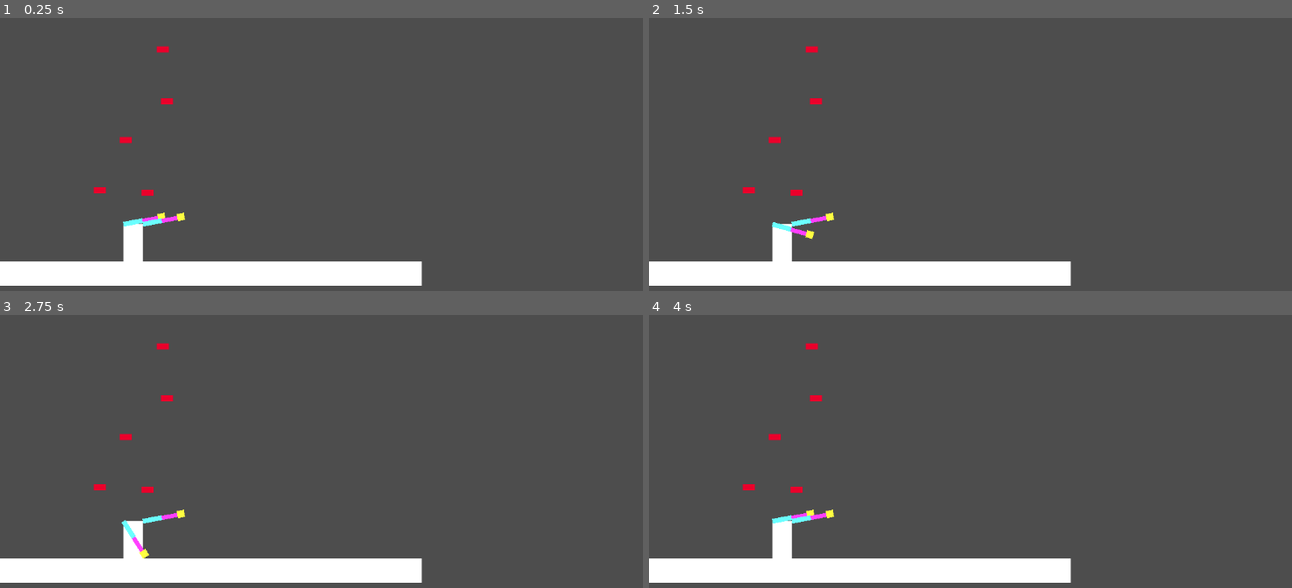
Above: before the commit, frames 1-4 (two rows, left to right).
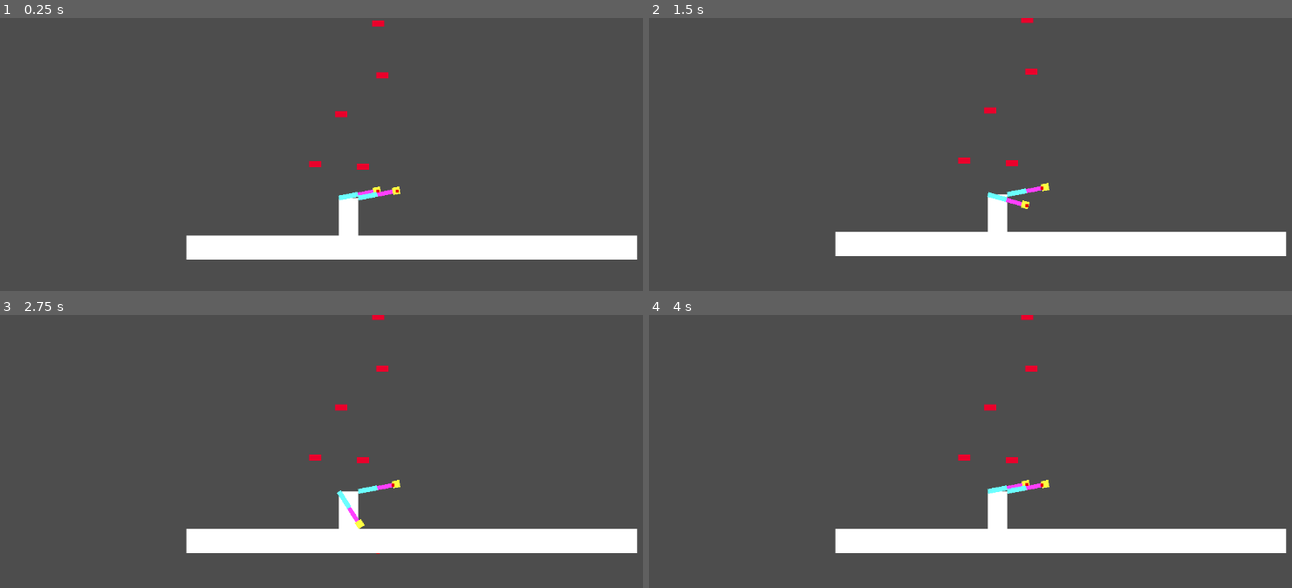
Above: after the commit, the same moments.

Repository: tonightoo/Bouldering
Game: Godot game, scene res://stage_1.tscn
Same seed, same stepped clock (60 frames per second), same inputs: the game is played once before the commit and once after it.
Inputs:
- Up to frame 1 (0.25 s): no input
- Up to frame 2 (1.5 s): hold U (RightHold) 0.53-1.28 s; tap Enter at 1.25 s; hold S (LeftDown) from 1.28 s (still down)
- Up to frame 3 (2.75 s): release S (LeftDown) at 2.03 s; hold U (RightHold) from 2.03 s (still down)
- Up to frame 4 (4 s): tap Space at 2.75 s; release U (RightHold) at 2.78 s; hold W (LeftUp) 2.78-3.53 s; tap Enter at 3.5 s; hold E (LeftHold) from 3.53 s (still down)

The runs differ from the first frame. In frame 1, 14% of the frame differs, in the area x 0-100%, y 0-99%; in frame 2, 14%; in frame 3, 14%; in frame 4, 14%.

Commit message:
add tracking camera

Diff:
--- a/player.gd
+++ b/player.gd
@@ -1,23 +1,10 @@
 extends Node2D
-
-@export var HAND_SPEED: float = 150.0
-@export var LEFT_UPPER_ARM_LEN: float = 32.0
-@export var LEFT_FORE_ARM_LEN: float = 26.0
-@export var RIGHT_UPPER_ARM_LEN: float = 32.0
-@export var RIGHT_FORE_ARM_LEN: float = 26.0
-@export var SHOULDER_MIN = deg_to_rad(-120)
-@export var SHOULDER_MAX = deg_to_rad(120)
-@export var ELBOW_MIN = deg_to_rad(10)
-@export var ELBOW_MAX = deg_to_rad(150)
-var LEFT_ARM_MAX_LEN := LEFT_UPPER_ARM_LEN + LEFT_FORE_ARM_LEN - 1.0
-var LEFT_ARM_MIN_LEN := 10.0
-var RIGHT_ARM_MAX_LEN := RIGHT_UPPER_ARM_LEN + RIGHT_FORE_ARM_LEN - 1.0
-var RIGHT_ARM_MIN_LEN := 10.0
 
 var grabbed_hold_left: Area2D = null
 var grabbed_hold_right: Area2D = null
 var is_grabbing_something: bool = false
 
+@export var config: PlayerConfig
 @onready var body = $Body
 @onready var left_shoulder =  $Body/LeftShoulder
 @onready var left_elbow = $Body/LeftShoulder/LeftUpperArm/LeftElbow
@@ -35,8 +22,7 @@
 
 # Called when the node enters the scene tree for the first time.
 func _ready() -> void:
-	pass
-
+	config = PlayerConfig.new()
 
 # Called every frame. 'delta' is the elapsed time since the previous frame.
 func _process(delta: float) -> void:
@@ -59,14 +45,48 @@
 		body.freeze = false
 
 	if grabbed_hold_left == null:
-		solve_ik(left_shoulder, LEFT_UPPER_ARM_LEN, left_elbow, LEFT_FORE_ARM_LEN,left_hand_target.global_position, 1.0)
-	else:
-		solve_reverse_ik(left_hand_target, left_shoulder, left_elbow, LEFT_ARM_MAX_LEN, LEFT_ARM_MIN_LEN, LEFT_UPPER_ARM_LEN, LEFT_FORE_ARM_LEN, 1.0, delta)
+		solve_ik(
+			left_shoulder,
+			config.LEFT_UPPER_ARM_LEN,
+			left_elbow,
+			config.LEFT_FORE_ARM_LEN,
+			left_hand_target.global_position,
+			1.0
+		)
+	else:
+		solve_reverse_ik(
+			left_hand_target,
+			left_shoulder,
+			left_elbow,
+			config.LEFT_ARM_MAX_LEN,
+			config.LEFT_ARM_MIN_LEN,
+			config.LEFT_UPPER_ARM_LEN,
+			config.LEFT_FORE_ARM_LEN,
+			1.0,
+			delta
+		)
 
 	if grabbed_hold_right == null:
-		solve_ik(right_shoulder, RIGHT_UPPER_ARM_LEN, right_elbow, RIGHT_FORE_ARM_LEN, right_hand_target.global_position, -1.0)
-	else:
-		solve_reverse_ik(right_hand_target, right_shoulder, right_elbow, RIGHT_ARM_MAX_LEN, RIGHT_ARM_MIN_LEN, RIGHT_UPPER_ARM_LEN, RIGHT_FORE_ARM_LEN, -1.0, delta)
+		solve_ik(
+			right_shoulder,
+			config.RIGHT_UPPER_ARM_LEN,
+			right_elbow,
+			config.RIGHT_FORE_ARM_LEN,
+			right_hand_target.global_position,
+			-1.0
+		)
+	else:
+		solve_reverse_ik(
+			right_hand_target,
+			right_shoulder,
+			right_elbow,
+			config.RIGHT_ARM_MAX_LEN,
+			config.RIGHT_ARM_MIN_LEN,
+			config.RIGHT_UPPER_ARM_LEN,
+			config.RIGHT_FORE_ARM_LEN,
+			-1.0,
+			delta
+		)
 
 
 
@@ -91,18 +111,18 @@
 
 	if grabbed_hold_left != null:
 		var force_dir: Vector2 = -left_dir
-		apply_body_from_hand(force_dir, delta, left_hand)
-	else:
-		left_hand_target.global_position += left_dir * HAND_SPEED * delta
+		apply_body_from_hand(force_dir, delta)
+	else:
+		left_hand_target.global_position += left_dir * config.HAND_SPEED * delta
 
 
 	if grabbed_hold_right != null:
 		var force_dir: Vector2 = -right_dir
-		apply_body_from_hand(force_dir, delta, right_hand)
+		apply_body_from_hand(force_dir, delta)
 	#print("left:", left_hand_target.global_position)
 	#print("right:", right_hand_target.global_position)
 	else:
-		right_hand_target.global_position += right_dir * HAND_SPEED * delta
+		right_hand_target.global_position += right_dir * config.HAND_SPEED * delta
 
 
 
@@ -160,38 +180,7 @@
 
 	#print(shoulder.global_rotation)
 	#print(elbow.rotation)
-
-func try_grab(hand: Area2D, isLeft: bool):
-	var areas = hand.get_overlapping_areas()
-	for a in areas:
-		if not a.is_in_group("hold"):
-			continue
-
-		if isLeft:
-			grabbed_hold_left = a
-			left_hand_target.global_position = a.global_position
-		else:
-			grabbed_hold_right = a
-			right_hand_target.global_position = a.global_position
-
-		update_grab_state()
-
-func update_grab_state() -> void:
-	is_grabbing_something = (grabbed_hold_left != null or grabbed_hold_right != null)
-
-func release_left_grab() -> void:
-	grabbed_hold_left = null
-	left_hand_target.global_position = left_hand.global_position
-
-	update_grab_state()
-
-func release_right_grab() -> void:
-	grabbed_hold_right = null
-	right_hand_target.global_position = right_hand.global_position
-
-	update_grab_state()
-
-func apply_body_from_hand(input: Vector2, delta: float, hand: Node2D) -> void:
+func apply_body_from_hand(input: Vector2, delta: float) -> void:
 	if input == Vector2.ZERO:
 		return
 
@@ -252,3 +241,34 @@
 
 	# 通常のIKで腕の角度を解決
 	solve_ik(shoulder, upper_len, elbow, fore_len, hand_pos, sign)
+
+
+func try_grab(hand: Area2D, isLeft: bool):
+	var areas = hand.get_overlapping_areas()
+	for a in areas:
+		if not a.is_in_group("hold"):
+			continue
+
+		if isLeft:
+			grabbed_hold_left = a
+			left_hand_target.global_position = a.global_position
+		else:
+			grabbed_hold_right = a
+			right_hand_target.global_position = a.global_position
+
+		update_grab_state()
+
+func update_grab_state() -> void:
+	is_grabbing_something = (grabbed_hold_left != null or grabbed_hold_right != null)
+
+func release_left_grab() -> void:
+	grabbed_hold_left = null
+	left_hand_target.global_position = left_hand.global_position
+
+	update_grab_state()
+
+func release_right_grab() -> void:
+	grabbed_hold_right = null
+	right_hand_target.global_position = right_hand.global_position
+
+	update_grab_state()
--- a/player.tscn
+++ b/player.tscn
@@ -132,8 +132,39 @@
 position = Vector2(6, 0)
 shape = SubResource("CapsuleShape2D_4flbx")
 
+[node name="Camera2D" type="Camera2D" parent="Body"]
+position_smoothing_enabled = true
+
 [node name="LeftHandTarget" type="Node2D" parent="."]
 position = Vector2(48, -32)
 
+[node name="ColorRect" type="ColorRect" parent="LeftHandTarget"]
+anchors_preset = 8
+anchor_left = 0.5
+anchor_top = 0.5
+anchor_right = 0.5
+anchor_bottom = 0.5
+offset_left = -2.5
+offset_top = -2.5
+offset_right = 2.5
+offset_bottom = 2.5
+grow_horizontal = 2
+grow_vertical = 2
+color = Color(0.8980392, 0, 0, 1)
+
 [node name="RightHandTarget" type="Node2D" parent="."]
 position = Vector2(80, -32)
+
+[node name="ColorRect" type="ColorRect" parent="RightHandTarget"]
+anchors_preset = 8
+anchor_left = 0.5
+anchor_top = 0.5
+anchor_right = 0.5
+anchor_bottom = 0.5
+offset_left = -2.5
+offset_top = -2.5
+offset_right = 2.5
+offset_bottom = 2.5
+grow_horizontal = 2
+grow_vertical = 2
+color = Color(0.8980392, 0, 0, 1)
--- /dev/null
+++ b/player_config.gd
@@ -0,0 +1,17 @@
+class_name PlayerConfig
+extends Resource
+
+@export var HAND_SPEED: float = 150.0
+@export var LEFT_UPPER_ARM_LEN: float = 32.0
+@export var LEFT_FORE_ARM_LEN: float = 26.0
+@export var RIGHT_UPPER_ARM_LEN: float = 32.0
+@export var RIGHT_FORE_ARM_LEN: float = 26.0
+@export var SHOULDER_MIN = deg_to_rad(-120)
+@export var SHOULDER_MAX = deg_to_rad(120)
+@export var ELBOW_MIN = deg_to_rad(10)
+@export var ELBOW_MAX = deg_to_rad(150)
+
+var LEFT_ARM_MAX_LEN := LEFT_UPPER_ARM_LEN + LEFT_FORE_ARM_LEN - 1.0
+var LEFT_ARM_MIN_LEN := 10.0
+var RIGHT_ARM_MAX_LEN := RIGHT_UPPER_ARM_LEN + RIGHT_FORE_ARM_LEN - 1.0
+var RIGHT_ARM_MIN_LEN := 10.0
Not shown, added: player_config.gd.uid
Not shown, added: stage_1.tscn18974813729.tmp
Not shown, added: stage_1.tscn18980778752.tmp
